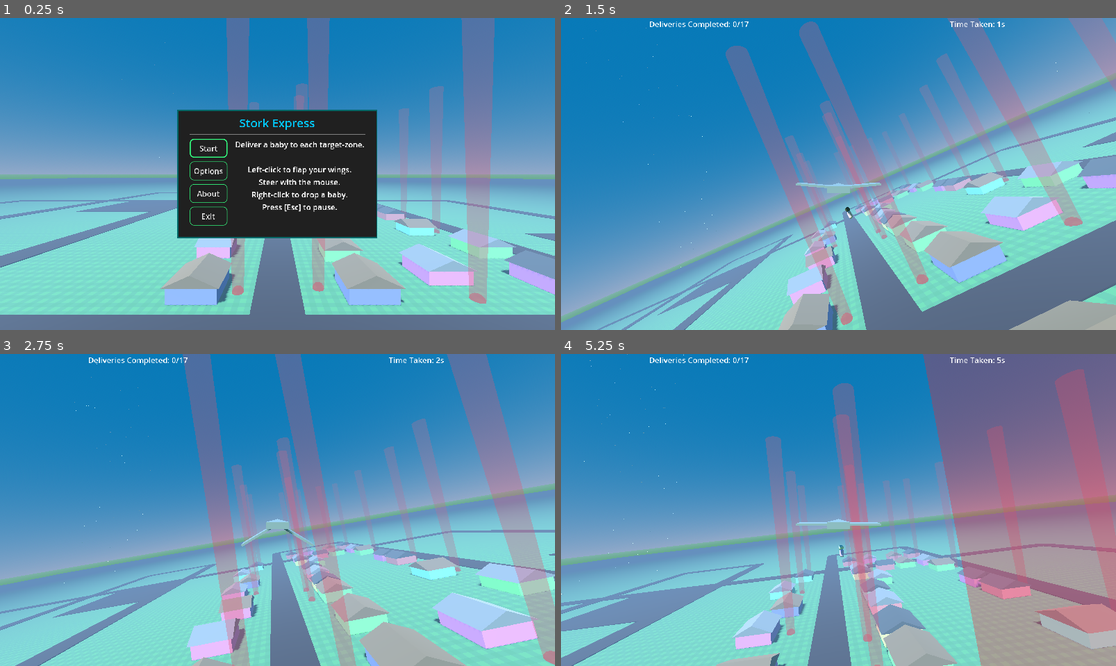
Above: before the commit, frames 1-4 (two rows, left to right).
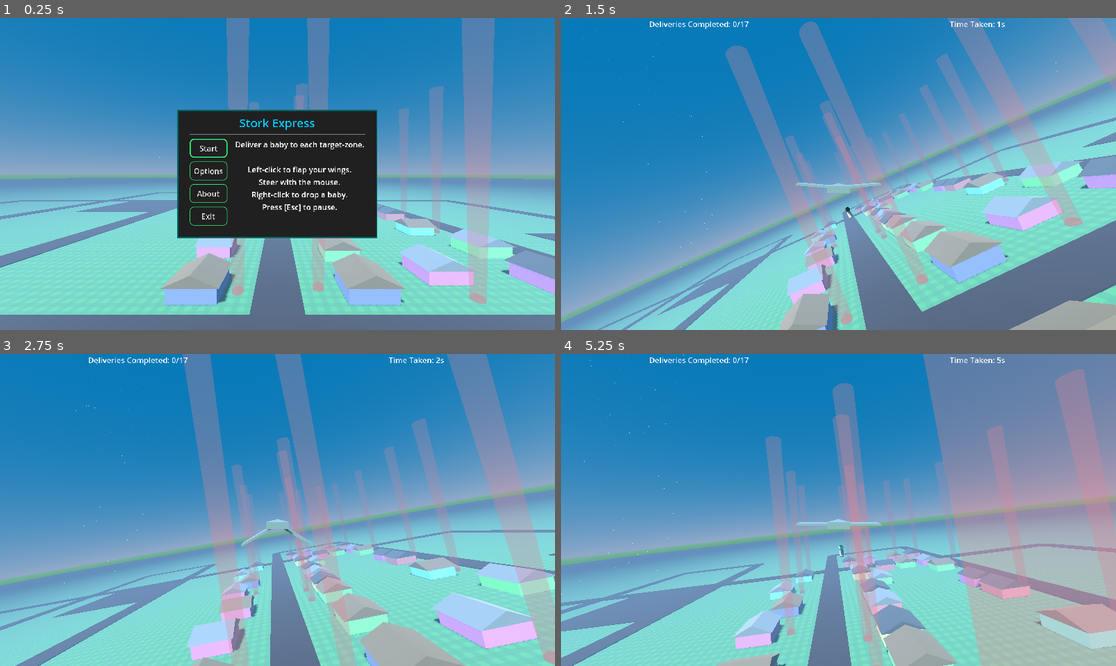
Above: after the commit, the same moments.

Repository: pizzasgood/StorkExpress_LD53
Game: Godot game, scene res://TitleScreen.tscn
Same seed, same stepped clock (60 frames per second), same inputs: the game is played once before the commit and once after it.
Inputs (mouse positions are in pixels of both pictures, inside the frame that each line leads up to):
- Up to frame 1 (0.25 s): no input
- Up to frame 2 (1.5 s): click "Start" at 0.5 s; move the mouse to (866, 174) at 1.27 s; right-click (866, 174) at 1.35 s
- Up to frame 3 (2.75 s): tap Space (flap) at 1.52, 1.82, 2.27, 2.57 s; move the mouse to (249, 510) at 2.02 s; right-click (249, 510) at 2.1 s
- Up to frame 4 (5.25 s): move the mouse to (849, 503) at 2.77 s; right-click (849, 503) at 2.85 s; move the mouse to (832, 516) at 3.52 s; right-click (832, 516) at 3.6 s; tap Space (flap) at 3.77, 4.07, 4.52, 4.82 s; move the mouse to (877, 513) at 4.27 s; right-click (877, 513) at 4.35 s; move the mouse to (794, 506) at 5.02 s; right-click (794, 506) at 5.1 s

The runs differ from the first frame. In frame 1, 0.2% of the frame differs, in the area x 41-88%, y 84-92%; in frame 2, 0.2%; in frame 3, less than 0.1%; in frame 4, 31%, in the area x 49-100%, y 0-100%.

Commit message:
Make targets pink

Diff:
--- a/entities/Target.tscn
+++ b/entities/Target.tscn
@@ -9,7 +9,7 @@
 [sub_resource type="StandardMaterial3D" id="StandardMaterial3D_wn7v0"]
 transparency = 1
 shading_mode = 0
-albedo_color = Color(1, 0, 0, 0.486275)
+albedo_color = Color(1, 0.501961, 0.501961, 0.486275)
 disable_receive_shadows = true
 
 [sub_resource type="SphereMesh" id="SphereMesh_skklh"]
@@ -20,7 +20,7 @@
 [sub_resource type="StandardMaterial3D" id="StandardMaterial3D_wpqvj"]
 transparency = 1
 shading_mode = 0
-albedo_color = Color(1, 0, 0, 0.317647)
+albedo_color = Color(1, 0.501961, 0.501961, 0.317647)
 disable_receive_shadows = true
 
 [sub_resource type="CylinderMesh" id="CylinderMesh_hmsxw"]
